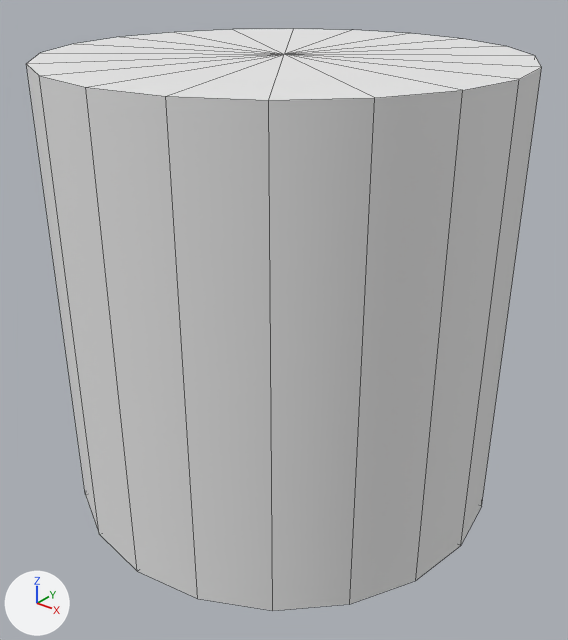
Two versions of the OBJ model LazarusEngine/assets/Models/cylinder.obj, one commit apart.
Both versions are drawn from a 50 mm lens placed at (2.08, -2.6, 2.42), pointed at (0.05, -0.06, 0.85). The axes (+X, +Y, +Z) are drawn at lower left. The lights are the same throughout. Mesh edges are drawn as thin lines. Where no turn or scale is listed for an object, it has been applied to the vertices.
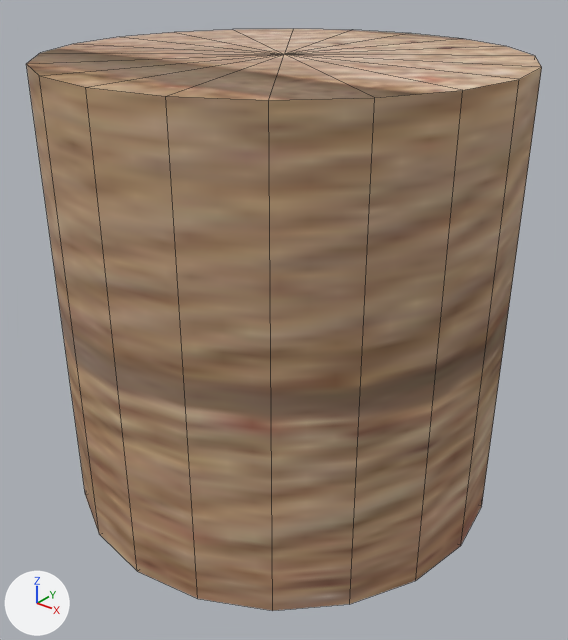
The newer file is also turned or shifted as a whole; pictures and numbers use the older file's frame.

Edits to the bpy script that builds the scene:
```text
Add img_brick256x256_24rgb_bmp:
    img_brick256x256_24rgb_bmp = load_image('Brick256x256-24rgb.bmp', 'Brick256x256-24rgb.bmp', 256, 256, 'sRGB')
Add mat_cylinder_initialshadinggroup:
    mat_cylinder_initialshadinggroup = principled_material('cylinder:initialShadingGroup')
    mat_cylinder_initialshadinggroup.texture = img_brick256x256_24rgb_bmp
    mat_cylinder_initialshadinggroup.roughness = 1.0
Change me_cylinder:
    where me_cylinder.from_pydata(...)  # 42 vertices, 60 faces; spans x -1.0..1.0, y -1.0..1.0, z 0.0..2.0
    remove me_cylinder.materials.append(mat_initialshadinggroup)  # white #e7e7e7
    add me_cylinder.materials.append(mat_cylinder_initialshadinggroup)  # picture img_brick256x256_24rgb_bmp
```

Location of each change, (x1, y1, x2, y2) in pixels of the pictures (568 x 640 px):
'cylinder', recoloured (grey to brown): (26, 29, 542, 611) in both
